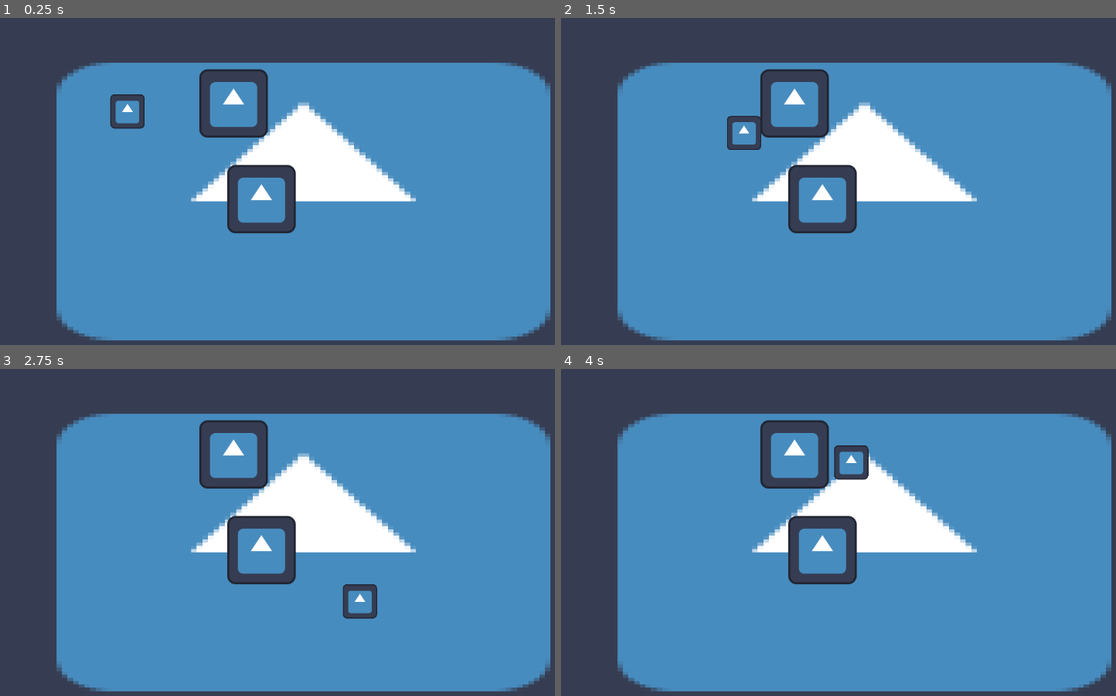
Above: before the commit, frames 1-4 (two rows, left to right).
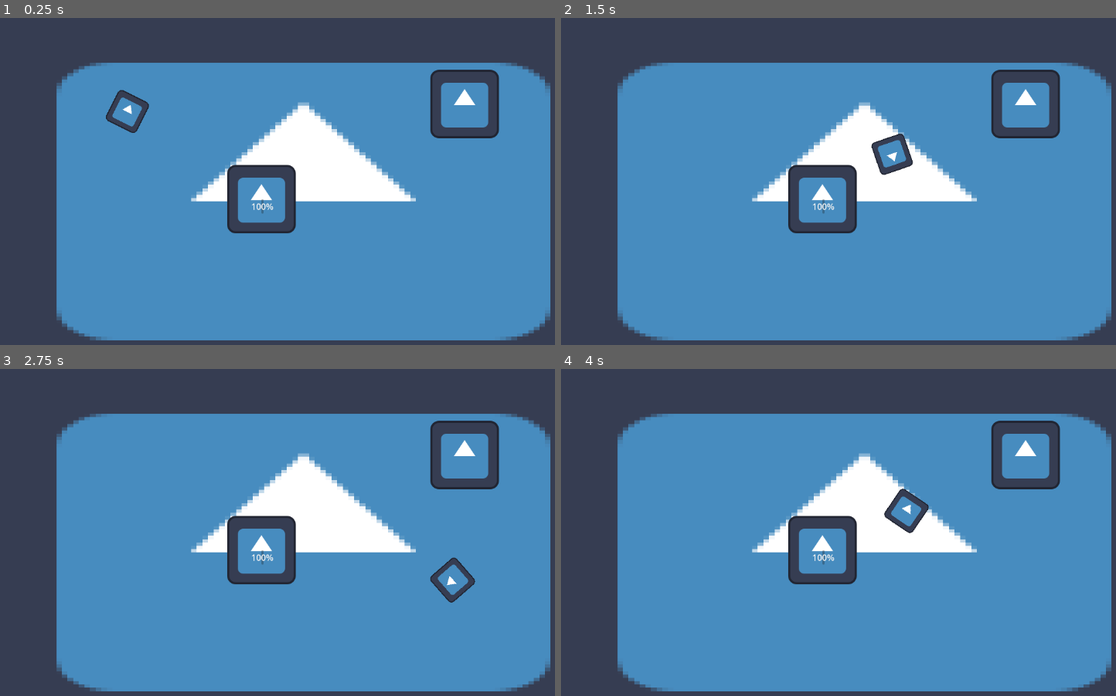
Above: after the commit, the same moments.

Repository: willsattanuparp/Raid-Panic
Game: Godot game, scene res://Scenes/test_level.tscn
Two runs of this game, one before a commit and one after it. Both use one fixed random seed, a clock stepped at 60 frames per second and the inputs below. The engine's default icon, where the game draws it, is replaced by a stand-in: a white triangle on a blue panel in a dark square.
Inputs (mouse positions are in pixels of both pictures, inside the frame that each line leads up to):
- Up to frame 1 (0.25 s): no input
- Up to frame 2 (1.5 s): tap Enter at 0.5 s; move the mouse to (982, 174) at 0.52 s; hold D (Right) 0.53-1.28 s; hold Shift (Dodge) 0.53-1.28 s; click (982, 174) at 0.8 s; move the mouse to (721, 207) at 1.27 s; hold S (Down) from 1.28 s (still down); click (721, 207) at 1.35 s
- Up to frame 3 (2.75 s): tap Shift (Dodge) at 1.55 s; move the mouse to (349, 467) at 2.02 s; release S (Down) at 2.03 s; hold D (Right) from 2.03 s (still down); hold Shift (Dodge) from 2.03 s (still down); click (349, 467) at 2.3 s
- Up to frame 4 (4 s): move the mouse to (816, 610) at 2.77 s; release D (Right) at 2.78 s; release Shift (Dodge) at 2.78 s; hold W (Up) 2.78-3.53 s; click (816, 610) at 2.85 s; tap Shift (Dodge) at 3.05 s; move the mouse to (1032, 594) at 3.52 s; hold A (Left) from 3.53 s (still down); hold Shift (Dodge) from 3.53 s (still down); click (1032, 594) at 3.8 s

The runs differ from the first frame. In frame 1, 3.5% of the frame differs, in the area x 19-90%, y 15-60%; in frame 2, 4.2%; in frame 3, 4.0%; in frame 4, 4.3%, in the area x 35-90%, y 15-60%.

Commit message:
implemented breakable component

Diff:
--- a/raid-panic/Scenes/Objects/Components/breakable_component.tscn
+++ b/raid-panic/Scenes/Objects/Components/breakable_component.tscn
@@ -4,3 +4,7 @@
 
 [node name="BreakableComponent" type="Node2D"]
 script = ExtResource("1_caslw")
+
+[node name="HealthBar" type="ProgressBar" parent="."]
+offset_right = 4.0
+offset_bottom = 27.0
--- a/raid-panic/Scenes/Objects/table.tscn
+++ b/raid-panic/Scenes/Objects/table.tscn
@@ -1,13 +1,17 @@
-[gd_scene load_steps=4 format=3 uid="uid://1qnuetij5vs7"]
+[gd_scene load_steps=5 format=3 uid="uid://1qnuetij5vs7"]
 
 [ext_resource type="PackedScene" uid="uid://bninn6i3qsydk" path="res://Scenes/Objects/object.tscn" id="1_ebwuq"]
 [ext_resource type="Script" path="res://Scripts/table.gd" id="2_82tqx"]
 [ext_resource type="PackedScene" uid="uid://bjbxjqvprrghr" path="res://Scenes/Objects/Components/parkourable_component.tscn" id="2_ionjd"]
+[ext_resource type="PackedScene" uid="uid://cs56gxuajc6ke" path="res://Scenes/Objects/Components/breakable_component.tscn" id="3_pmq8n"]
 
-[node name="Table" node_paths=PackedStringArray("parkourable") instance=ExtResource("1_ebwuq")]
+[node name="Table" node_paths=PackedStringArray("parkourable", "breakable") instance=ExtResource("1_ebwuq")]
 script = ExtResource("2_82tqx")
 parkourable = NodePath("ParkourableComponent")
+breakable = NodePath("BreakableComponent")
 
-[node name="ParkourableComponent" parent="." index="2" instance=ExtResource("2_ionjd")]
+[node name="BreakableComponent" parent="." index="2" instance=ExtResource("3_pmq8n")]
+
+[node name="ParkourableComponent" parent="." index="3" instance=ExtResource("2_ionjd")]
 width = 150
 height = 150
--- a/raid-panic/Scenes/Weapons/knife.tscn
+++ b/raid-panic/Scenes/Weapons/knife.tscn
@@ -1,6 +1,12 @@
-[gd_scene load_steps=2 format=3 uid="uid://ctmuygrl3apcm"]
+[gd_scene load_steps=3 format=3 uid="uid://ctmuygrl3apcm"]
 
 [ext_resource type="PackedScene" uid="uid://5ltu62tsincr" path="res://Scenes/Weapons/weapon.tscn" id="1_ynjd7"]
 
+[sub_resource type="RectangleShape2D" id="RectangleShape2D_vaibl"]
+size = Vector2(24.75, 61.75)
+
 [node name="Knife" instance=ExtResource("1_ynjd7")]
-damage = 45
+
+[node name="CollisionShape2D" parent="WeaponArea" index="0"]
+position = Vector2(44, 0)
+shape = SubResource("RectangleShape2D_vaibl")
--- a/raid-panic/Scenes/Weapons/weapon.tscn
+++ b/raid-panic/Scenes/Weapons/weapon.tscn
@@ -6,5 +6,10 @@
 script = ExtResource("1_cr6y0")
 
 [node name="WeaponArea" type="Area2D" parent="."]
+collision_layer = 16
+collision_mask = 6
 
 [node name="CollisionShape2D" type="CollisionShape2D" parent="WeaponArea"]
+
+[connection signal="body_entered" from="WeaponArea" to="." method="_on_weapon_area_body_entered"]
+[connection signal="body_exited" from="WeaponArea" to="." method="_on_weapon_area_body_exited"]
--- a/raid-panic/Scenes/player.tscn
+++ b/raid-panic/Scenes/player.tscn
@@ -29,11 +29,11 @@
 [node name="ReloadTimer" type="Timer" parent="Timers"]
 
 [node name="DodgeRecoverTimer" type="Timer" parent="Timers"]
-wait_time = 0.4
+wait_time = 0.2
 one_shot = true
 
 [node name="ParkourTimer" type="Timer" parent="Timers"]
-wait_time = 0.5
+wait_time = 0.2
 one_shot = true
 
 [node name="AnimationPlayer" type="AnimationPlayer" parent="."]
--- a/raid-panic/Scenes/test_level.tscn
+++ b/raid-panic/Scenes/test_level.tscn
@@ -12,11 +12,11 @@
 scale = Vector2(10.4766, 6.17188)
 texture = ExtResource("1_4c7jm")
 
-[node name="Player" parent="." instance=ExtResource("2_ohf4e")]
-position = Vector2(278, 175)
-
 [node name="Object" parent="." instance=ExtResource("3_vs14j")]
-position = Vector2(476, 160)
+position = Vector2(907, 161)
 
 [node name="Table" parent="." instance=ExtResource("4_j1eqs")]
 position = Vector2(528, 339)
+
+[node name="Player" parent="." instance=ExtResource("2_ohf4e")]
+position = Vector2(278, 175)
--- a/raid-panic/Scripts/breakable_component.gd
+++ b/raid-panic/Scripts/breakable_component.gd
@@ -1 +1,15 @@
 class_name BreakableComponent extends Node2D
+
+@export var health = 100
+
+func _ready() -> void:
+	$HealthBar.max_value = health
+	$HealthBar.value = health
+
+
+func deal_damage(damage):
+	health -= damage
+	$HealthBar.value = health
+	print(health)
+	if health <= 0:
+		get_parent().queue_free()
--- a/raid-panic/Scripts/object.gd
+++ b/raid-panic/Scripts/object.gd
@@ -4,6 +4,8 @@
 @export var parkourable: ParkourableComponent
 @export var breakable: BreakableComponent
 @export var alarmable: AlarmableComponent
+
+@onready var hitbox = $ObjectHitbox
 
 func _ready() -> void:
 	initialize_object()
@@ -15,52 +17,10 @@
 		add_to_group("Breakable")
 	if is_parkourable():
 		add_to_group("Parkourable")
-		connect_parkourable_signals()
+		parkourable.connect_signals()
 
 func is_parkourable():
 	return parkourable != null
-
-func connect_parkourable_signals():
-	parkourable.body_entered.connect(_on_parkourable_body_entered)
-	parkourable.body_exited.connect(_on_parkourable_body_exited)
-
-func _on_parkourable_body_entered(body):
-	if body.is_in_group("Player"):
-		body.can_parkour = true
-		body.parkour_body = self
-		print("can_parkour")
-		print(get_parkour_direction(body.global_position))
-
-func _on_parkourable_body_exited(body):
-	if body.is_in_group("Player"):
-		body.can_parkour = false
-		if body.parkour_body == self:
-			body.parkour_body = null
-		print("cannot parkour")
-
-func get_parkour_direction(vec:Vector2) -> Vector2:
-	var hb = $ObjectHitbox.shape.size
-	#print(hb)
-	var left = global_position.x - hb.x/2
-	var right = global_position.x + hb.x/2
-	var top = global_position.y - hb.y/2
-	var bottom = global_position.y + hb.y/2
-	if vec.y < bottom and vec.y > top:
-		if vec.x < left:
-			print("left")
-			return Vector2(-1,0)
-		if vec.x > right:
-			print("right")
-			return Vector2(1,0)
-	if vec.x > left and vec.x < right:
-		if vec.y < top:
-			print("top")
-			return Vector2(0,-1)
-		if vec.y > bottom:
-			print("bot")
-			return Vector2(0,1)
-	return Vector2(0,0)
-
 
 func is_breakable():
 	return breakable != null
--- a/raid-panic/Scripts/parkourable_component.gd
+++ b/raid-panic/Scripts/parkourable_component.gd
@@ -9,6 +9,47 @@
 	var rect = RectangleShape2D.new() as RectangleShape2D
 	rect.size = size
 	$CollisionShape2D.shape = rect
+#
+#func initialize():
+	#pass
 
-func initialize():
-	pass
+func connect_signals():
+	body_entered.connect(_on_parkourable_body_entered)
+	body_exited.connect(_on_parkourable_body_exited)
+
+func _on_parkourable_body_entered(body):
+	if body.is_in_group("Player"):
+		body.can_parkour = true
+		body.parkour_body = get_parent()
+		#print("can_parkour")
+		#print(get_parkour_direction(body.global_position))
+
+func _on_parkourable_body_exited(body):
+	if body.is_in_group("Player"):
+		body.can_parkour = false
+		if body.parkour_body == self:
+			body.parkour_body = null
+		#print("cannot parkour")
+
+func get_parkour_direction(vec:Vector2) -> Vector2:
+	var hb = get_parent().hitbox.shape.size
+	#print(hb)
+	var left = global_position.x - hb.x/2
+	var right = global_position.x + hb.x/2
+	var top = global_position.y - hb.y/2
+	var bottom = global_position.y + hb.y/2
+	if vec.y < bottom and vec.y > top:
+		if vec.x < left:
+			print("left")
+			return Vector2(-1,0)
+		if vec.x > right:
+			print("right")
+			return Vector2(1,0)
+	if vec.x > left and vec.x < right:
+		if vec.y < top:
+			print("top")
+			return Vector2(0,-1)
+		if vec.y > bottom:
+			print("bot")
+			return Vector2(0,1)
+	return Vector2(0,0)
--- a/raid-panic/Scripts/player.gd
+++ b/raid-panic/Scripts/player.gd
@@ -22,11 +22,8 @@
 
 var can_parkour = false
 var parkour_body: GameObject = null
-var is_parkouring = false
 var distance_to_parkour = 0
-var direction_to_parkour = Vector2.ZERO
-var frames_to_parkour = 100
-var parkour_frames = 0
+var direction_to_parkour = 0
 
 var color_modifiers: Dictionary = {
 	"Default":Color.WHITE,
@@ -37,9 +34,9 @@
 	initial_speed = speed
 
 func _physics_process(delta):
-#	print(ground_array)
+	#rotate to the mouse position
+	look_at(get_global_mouse_position())
 	#movement
-	#print(can_direction)
 	if can_direction:
 		var input = Input.get_vector("Left","Right","Up","Down")
 		#play_directional_walk(input)
@@ -105,14 +102,13 @@
 	can_dodge = false
 	can_direction = false
 	if can_parkour and parkour_body != null:
-		direction_to_parkour = parkour_body.get_parkour_direction(global_position) * -1
+		direction_to_parkour = parkour_body.parkourable.get_parkour_direction(global_position) * -1
 		distance_to_parkour = ((parkour_body.global_position - global_position) * 2 * direction_to_parkour).length()
 		#print(distance_to_parkour)
 		speed = distance_to_parkour / $Timers/ParkourTimer.wait_time
-		print(speed)
+		#print(speed)
 		direction = direction_to_parkour
-		print(direction)
-		is_parkouring = true
+		#print(direction)
 		#make invulnerable to objects
 		set_collision_mask_value(3,false)
 		$Timers/ParkourTimer.start()
@@ -162,6 +158,5 @@
 	print("done parkouring")
 	speed = initial_speed
 	can_direction = true
-	can_dodge = true
-	is_parkouring = false
 	set_collision_mask_value(3,true)
+	$Timers/DodgeRecoverTimer.start()
--- a/raid-panic/Scripts/weapon.gd
+++ b/raid-panic/Scripts/weapon.gd
@@ -1,9 +1,28 @@
 class_name Weapon extends Node2D
 
-@export var damage = 100
+@export var dmg = 75
 
+var to_break = []
 
 signal hit(dmg)
 
-func deal_dmg():
-	hit.emit(damage)
+func _physics_process(delta: float) -> void:
+	if Input.is_action_just_pressed("Hit"):
+		for i in to_break:
+			deal_dmg(i)
+
+func deal_dmg(i: GameObject):
+	i.breakable.deal_damage(dmg)
+
+
+func _on_weapon_area_body_entered(body: Node2D) -> void:
+	print(body)
+	print(body.get_groups())
+	if body.is_in_group("Breakable"):
+		to_break.append(body)
+		print(to_break)
+
+
+func _on_weapon_area_body_exited(body: Node2D) -> void:
+	if body.is_in_group("Breakable"):
+		to_break.erase(body)
--- a/raid-panic/project.godot
+++ b/raid-panic/project.godot
@@ -46,6 +46,11 @@
 "events": [Object(InputEventKey,"resource_local_to_scene":false,"resource_name":"","device":-1,"window_id":0,"alt_press …(195 unchanged characters)…
 ]
 }
+Hit={
+"deadzone": 0.5,
+"events": [Object(InputEventMouseButton,"resource_local_to_scene":false,"resource_name":"","device":-1,"window_id":0,"alt_pressed":false,"shift_pressed":false,"ctrl_pressed":false,"meta_pressed":false,"button_mask":1,"position":Vector2(195, 9),"global_position":Vector2(204, 55),"factor":1.0,"button_index":1,"canceled":false,"pressed":true,"double_click":false,"script":null)
+]
+}
 
 [layer_names]
 
@@ -53,6 +58,7 @@
 2d_physics/layer_2="Walls"
 2d_physics/layer_3="Objects"
 2d_physics/layer_4="ParkourPad"
+2d_physics/layer_5="Weapon"
 
 [rendering]
 
